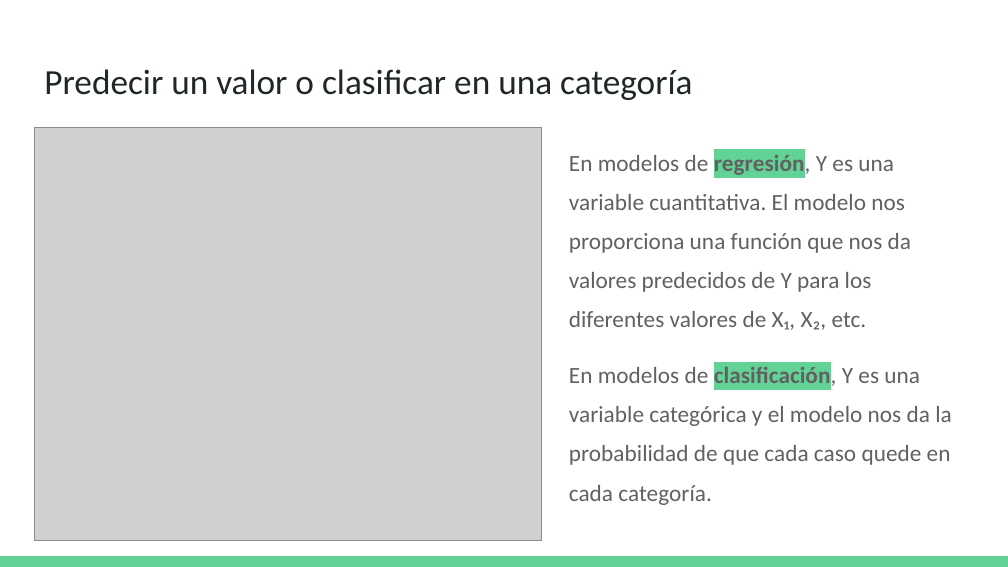
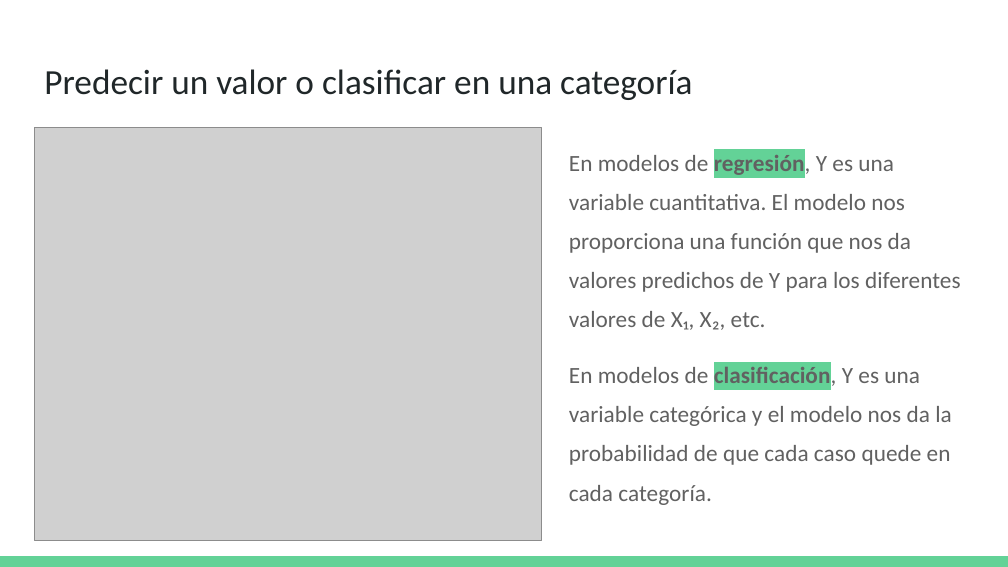
Before and after one commit to DCSCyHD/2023_modulo_3, a slide deck: slide 22 of clase1/teorica_1.pptx. Drawn at 1008x567 pixels with LibreOffice and Linux fonts; fonts in the diff are those of the drawing; grey boxes stand for pictures. Boxes give left, top, right and bottom in pixels: in the first picture for what was removed or moved away, otherwise in the second. Text is boxed around its words. In the diff, an @@ line names an element or a change of style, - is before the commit and + after.

```diff
--- a/clase1/teorica_1.pptx
+++ b/clase1/teorica_1.pptx
@@ text at [569, 151, 961, 330]: text changed @@
-En modelos de regresión, Y es una variable cuantitativa. El modelo nos proporciona una función que nos da valores predecidos de Y para los diferentes valores de X₁, X₂, etc.
+En modelos de regresión, Y es una variable cuantitativa. El modelo nos proporciona una función que nos da valores predichos de Y para los diferentes valores de X₁, X₂, etc.
```
Also in this commit, not shown: 1 other slide changed.
